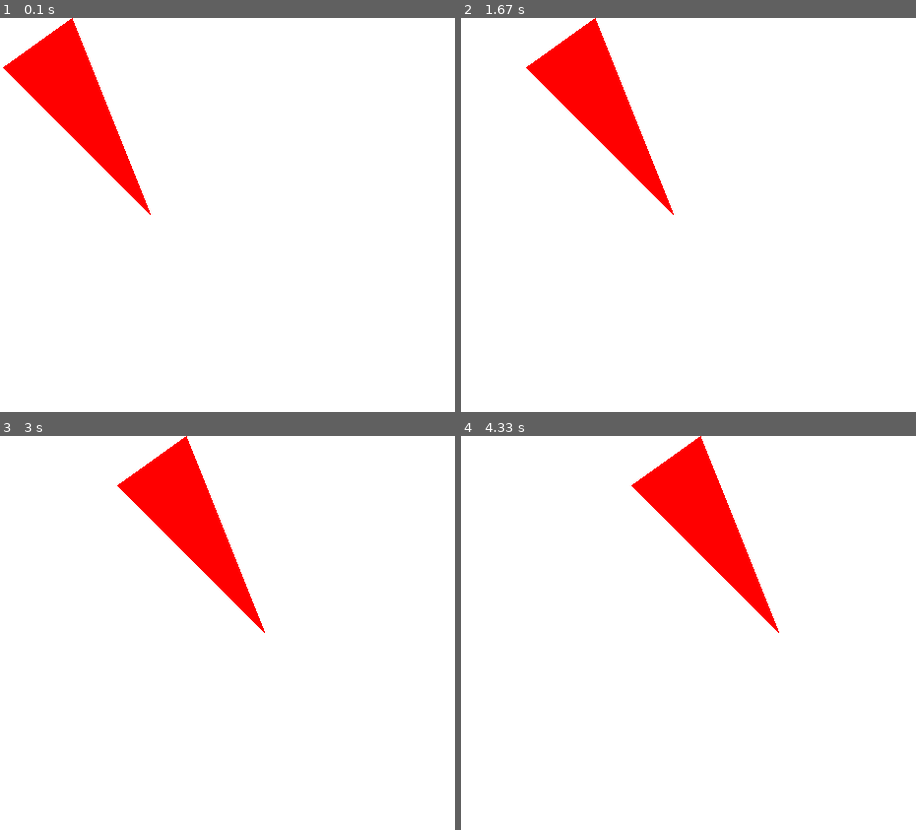
Above: before the commit, frames 1-4 (two rows, left to right).
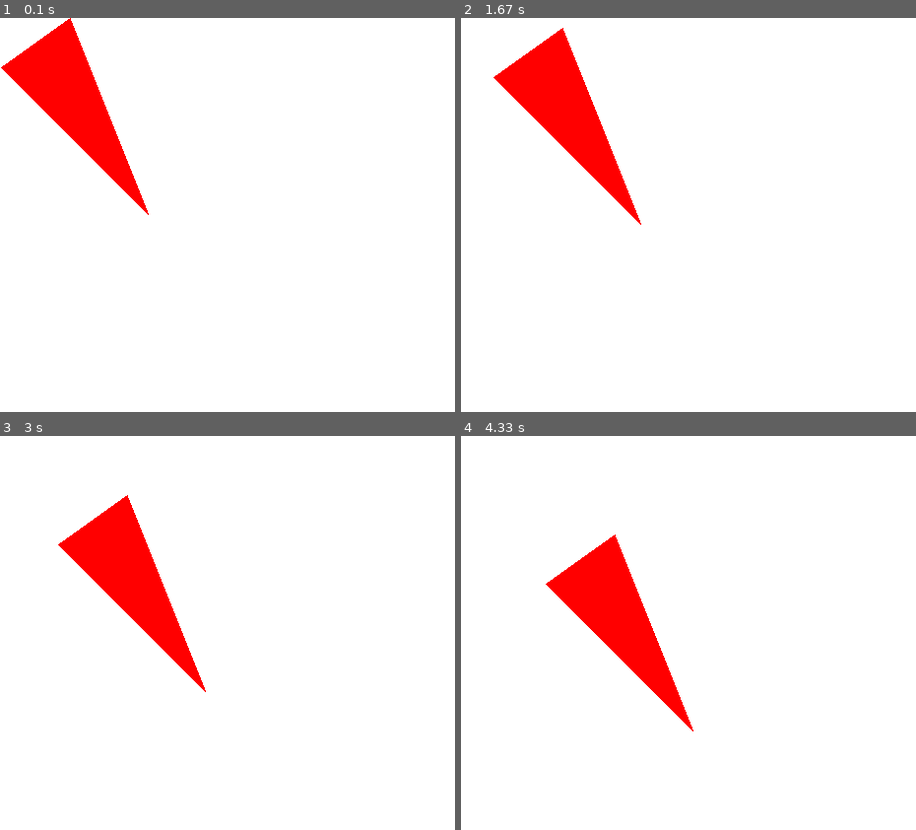
Above: after the commit, the same moments.

Repository: bcornille/flabbybird
Game: pygame game, started from hw2.py
Same seed, same stepped clock (60 frames per second), same inputs: the game is played once before the commit and once after it.
Inputs:
- Up to frame 1 (0.1 s): no input
- Up to frame 2 (1.67 s): tap Enter at 0.33 s
- Up to frame 3 (3 s): tap Space at 1.67, 2.07, 2.37, 2.57, 2.9 s
- Up to frame 4 (4.33 s): tap Space at 3.2, 3.4, 3.7, 3.97, 4.3 s

The runs differ from the first frame. In frame 1, 0.4% of the frame differs, in the area x 0-34%, y 0-50%; in frame 2, 6.4%; in frame 3, 9.9%; in frame 4, 9.9%, in the area x 18-70%, y 0-75%.

Commit message:
movement

Diff:
--- a/hw2.py
+++ b/hw2.py
@@ -1,30 +1,36 @@
-import pygame, sys, pygame.locals#1
-pygame.init()#2
-window=pygame.display.set_mode((500, 400), 0, 32)#3
-pygame.display.set_caption("Paint")#4
-BLACK = (0, 0, 0)#5
-WHITE = (255, 255, 255)#6
-RED = (255, 0, 0)#7
-GREEN = (0, 255, 0)#8
-BLUE = (0, 0, 255)#9
+import pygame, sys, pygame.locals
+pygame.init()
+window=pygame.display.set_mode((500, 400), 0, 32)
+pygame.display.set_caption("Flabbybird")
+BLACK = (0, 0, 0)
+WHITE = (255, 255, 255)
+RED = (255, 0, 0)
+GREEN = (0, 255, 0)
+BLUE = (0, 0, 255)
 
-triangle=pygame.Surface((150, 200))#14
-triangle.fill((0, 0, 0))#15
-pygame.draw.polygon(triangle, RED, ((70, 0), (150, 200), (0, 50)))#16
-triangle.set_colorkey((0, 0, 0))#17
+triangle=pygame.Surface((150, 200))
+triangle.fill((0, 0, 0))
+pygame.draw.polygon(triangle, RED, ((70, 0), (150, 200), (0, 50)))
+triangle.set_colorkey((0, 0, 0))
 
-rects={'triangle': triangle.get_rect()}#24
+rects={'triangle': triangle.get_rect()}
 
-while True:#29
-    for event in pygame.event.get():#30
-        if event.type==pygame.locals.QUIT:#31
-            pygame.quit()#32
-            sys.exit()#33
-    for rect in rects:#34
-        rects[rect].right+=1#35
-        if rects[rect].right>500:#36
-            rects[rect].topleft=(0, 0)#44
-    window.fill(WHITE)#45
-    window.blit(triangle, rects['triangle'])#47
-    pygame.time.Clock().tick(40)#50
-    pygame.display.update()#51
+while True:
+    dy = 0
+    for event in pygame.event.get():
+        if event.type==pygame.locals.QUIT:
+            pygame.quit()
+            sys.exit()
+        elif event.type == pygame.KEYDOWN:
+            dy = 10
+
+    for rect in rects:
+        rects[rect].right += 1
+        rects[rect].top += dy
+        if rects[rect].right > 500:
+            rects[rect].topleft=(0, 0)
+
+    window.fill(WHITE)
+    window.blit(triangle, rects['triangle'])
+    pygame.time.Clock().tick(20)
+    pygame.display.update()
